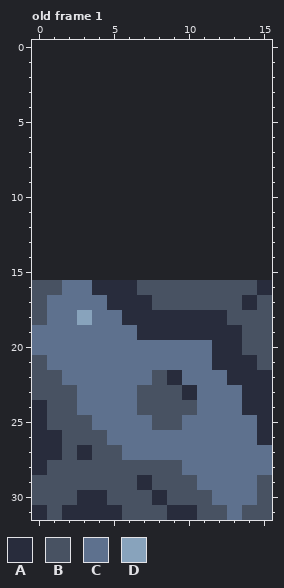
Two versions of one pixel-art file, sprites/aseprite/bkgrnd_cave.aseprite. That is the earlier state.
16x16 pixels, 1 frame. Shown: old frame 1. The old version is drawn lined up with the new one, on the new canvas. The commit also changed other frames, which this record leaves out.
Palette (. is transparent): A #282c3c  B #485262  C #5e718e  D #88a3bc
Pixels before, old frame 1, first column x 0:
16 BBCCAAABBBBBBBBA
17 BCCCCAAABBBBBBAB
18 BCCDCCAAAAAAABBB
19 CCCCCCCAAAAAAABB
20 CCCCCCCCCCCCAABB
21 BCCCCCCCCCCCAAAB
22 BBCCCCCCBACCCAAA
23 BBBCCCCBBBACCCAA
24 ABBCCCCBBBBCCCAA
25 ABBBCCCCBBCCCCCA
26 AABBBCCCCCCCCCCA
27 AABABBCCCCCCCCCC
28 ABBBBBBBBBCCCCCC
29 BBBBBBBABBBCCCCB
30 BBBAABBBABBBCCCB
31 ABAAAABBBAABBCBB
The same view after the edit:
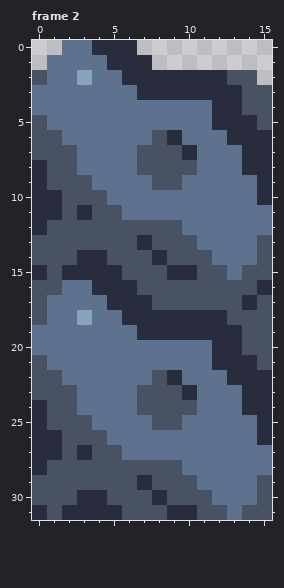
A new or re-ordered frame is compared with the old frame closest to it.
Diff:
canvas 16x16 -> 16x32, the old top-left corner now at 0,16
frames 1 -> 2
Changed rows in their new state; - is an unchanged pixel.
Frame 2 is new; against old frame 1:
first column x 0:
 0 --CCAAA---------
 1 -CCCCAAA--------
 2 BCCDCCAAAAAAABB-
 3 CCCCCCCAAAAAAABB
 4 CCCCCCCCCCCCAABB
 5 BCCCCCCCCCCCAAAB
 6 BBCCCCCCBACCCAAA
 7 BBBCCCCBBBACCCAA
 8 ABBCCCCBBBBCCCAA
 9 ABBBCCCCBBCCCCCA
10 AABBBCCCCCCCCCCA
11 AABABBCCCCCCCCCC
12 ABBBBBBBBBCCCCCC
13 BBBBBBBABBBCCCCB
14 BBBAABBBABBBCCCB
15 ABAAAABBBAABBCBB
Boxes around the changes in both pictures, in picture pixels (x1, y1, x2, y2):
added: (32, 40, 272, 280)
